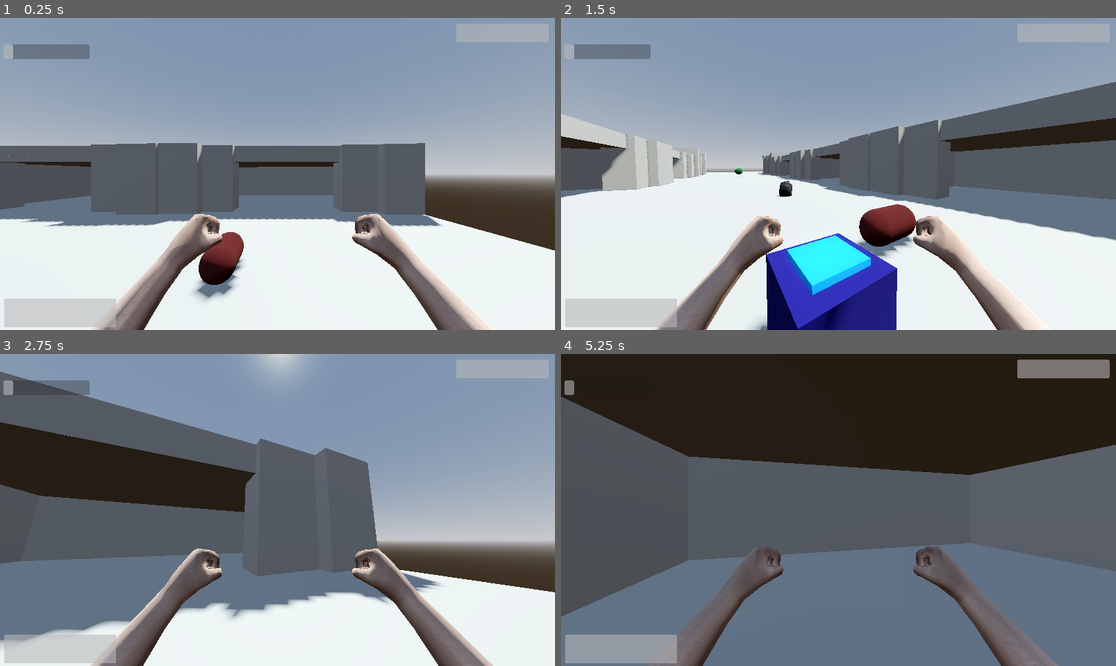
Above: before the commit, frames 1-4 (two rows, left to right).
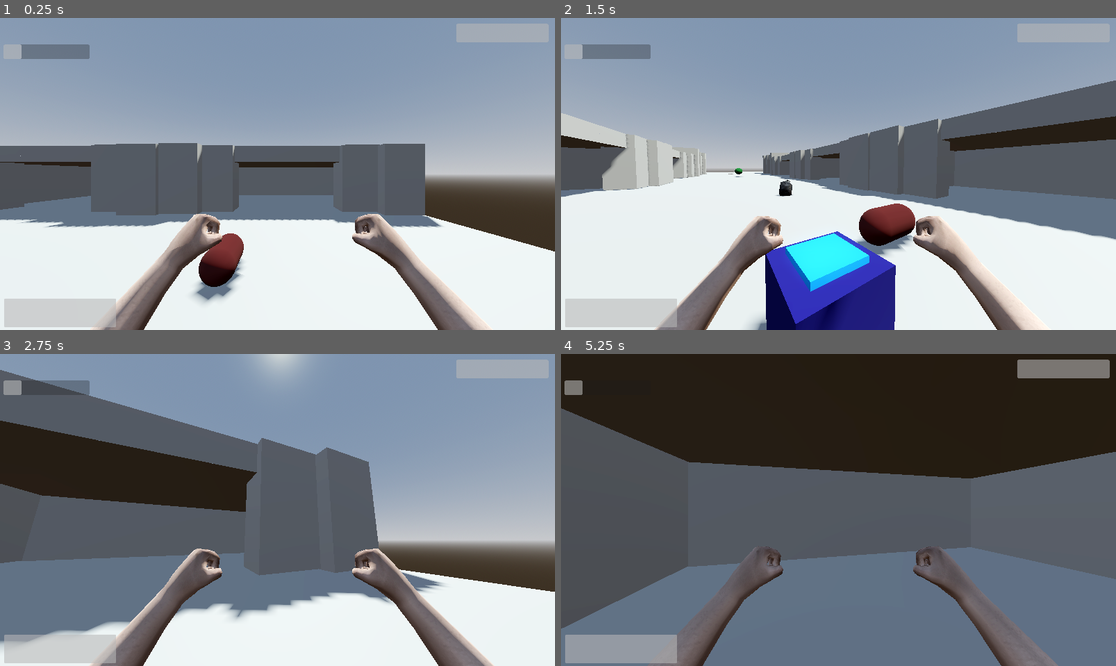
Above: after the commit, the same moments.

Repository: lungcollapser/record
Game: Godot game, scene res://scenes/world.tscn
Same seed, same stepped clock (60 frames per second), same inputs: the game is played once before the commit and once after it.
Inputs (mouse positions are in pixels of both pictures, inside the frame that each line leads up to):
- Up to frame 1 (0.25 s): no input
- Up to frame 2 (1.5 s): tap Enter (ui_accept) at 0.5, 0.77 s; move the mouse to (866, 174) at 0.52 s; hold Ctrl (crouch) 0.53-1.28 s; hold W (forward) from 0.53 s (still down); move the mouse to (810, 174) at 1.27 s; tap T (dropreceptacle) at 1.35 s
- Up to frame 3 (2.75 s): keep holding W (forward); tap Enter (ui_accept) at 1.52 s; move the mouse to (288, 503) at 2.02 s; tap E (interact) at 2.1 s
- Up to frame 4 (5.25 s): keep holding W (forward); move the mouse to (832, 516) at 2.77 s; click (832, 516) at 2.85 s; tap Enter (ui_accept) at 3.02, 3.77, 4.52 s; move the mouse to (877, 513) at 3.52 s; right-click (877, 513) at 3.6 s; move the mouse to (794, 506) at 4.27 s; tap Shift (sprint) at 4.35 s; move the mouse to (844, 510) at 5.02 s; tap R (stow) at 5.1 s

The runs differ from the first frame. In frame 1, 0.9% of the frame differs, in the area x 0-100%, y 8-100%; in frame 2, 2.3%; in frame 3, 1.3%; in frame 4, 3.8%, in the area x 0-100%, y 8-88%.

Commit message:
enemy lookat
still not working

Diff:
--- a/project.godot
+++ b/project.godot
@@ -101,3 +101,8 @@
 "events": [Object(InputEventKey,"resource_local_to_scene":false,"resource_name":"","device":0,"window_id":0,"alt_presse …(194 unchanged characters)…
 ]
 }
+
+[physics]
+
+common/physics_ticks_per_second=128
+3d/physics_engine="JoltPhysics3D"
--- a/scenes/PackCigaretteFoilTop.tscn
+++ b/scenes/PackCigaretteFoilTop.tscn
@@ -1,7 +1,6 @@
-[gd_scene load_steps=9 format=4 uid="uid://7lxy8ip0fa3g"]
+[gd_scene load_steps=8 format=4 uid="uid://7lxy8ip0fa3g"]
 
 [ext_resource type="Texture2D" uid="uid://cwmv8hokd12xl" path="res://assets/PSXCigarette Pack[FIXED]/Textures/packFrontTextureLowPoly.png" id="1_p254r"]
-[ext_resource type="Script" path="res://scripts/pack_cigarette_foil_top.gd" id="1_wb50m"]
 [ext_resource type="PackedScene" uid="uid://bk6e6igwyvo4b" path="res://scenes/pickup_component.tscn" id="2_yhta6"]
 [ext_resource type="PackedScene" uid="uid://ca8xehtfsayl5" path="res://scenes/itemspawncomponent.tscn" id="4_pgdj7"]
 
@@ -49,8 +48,8 @@
 [node name="PackCigaretteFoilTop" type="RigidBody3D"]
 transform = Transform3D(-4.37114e-08, -1, 0, 1, -4.37114e-08, 0, 0, 0, 1, 0, 0, 0)
 collision_priority = 10.0
+mass = 10.0
 continuous_cd = true
-script = ExtResource("1_wb50m")
 
 [node name="PackCigaretteFoilTop" type="MeshInstance3D" parent="."]
 transform = Transform3D(20, 0, 0, 0, 20, -3.25841e-06, 0, 3.25841e-06, 20, 0, 0, 0)
--- a/scenes/dead_body_parts.tscn
+++ b/scenes/dead_body_parts.tscn
@@ -1,6 +1,7 @@
 [gd_scene load_steps=14 format=3 uid="uid://3p3672qqmgn3"]
 
 [ext_resource type="PackedScene" uid="uid://bk6e6igwyvo4b" path="res://scenes/pickup_component.tscn" id="1_iue2g"]
+[ext_resource type="PackedScene" uid="uid://ca8xehtfsayl5" path="res://scenes/itemspawncomponent.tscn" id="2_mh0bp"]
 
 [sub_resource type="PhysicsMaterial" id="PhysicsMaterial_vs4ml"]
 rough = true
@@ -35,22 +36,14 @@
 [sub_resource type="PhysicsMaterial" id="PhysicsMaterial_35ouy"]
 rough = true
 
-[sub_resource type="GDScript" id="GDScript_uhdu5"]
-script/source = "extends RigidBody3D
-
-func _ready() -> void:
-	Events.emit_signal(\"call_item_spawn\")
-"
-
 [node name="deadbodyparts" type="Node3D"]
 transform = Transform3D(1, 0, 0, 0, 1, 0, 0, 0, 1, 0, 0.653583, 0)
 
 [node name="LeftArmBody" type="RigidBody3D" parent="." groups=["Bussin"]]
-transform = Transform3D(1, 0, 0, 0, 1, 0, 0, 0, 1, -0.693915, 0, -0.598135)
+transform = Transform3D(1, 0, 0, 0, 1, 0, 0, 0, 1, -1.31434, 0, -0.165177)
 collision_layer = 2
-mass = 10.0
+mass = 15.0
 physics_material_override = SubResource("PhysicsMaterial_vs4ml")
-gravity_scale = 2.0
 
 [node name="LeftArmShape" type="CollisionShape3D" parent="LeftArmBody"]
 transform = Transform3D(0.375, 0, 0, 0, -1.63918e-08, -0.375, 0, 0.375, -1.63918e-08, 1.35549, 0, 0)
@@ -69,12 +62,13 @@
 transform = Transform3D(1, 0, 0, 0, -4.37114e-08, -1, 0, 1, -4.37114e-08, -0.439, 0, -0.0268832)
 shape = SubResource("CapsuleShape3D_qil11")
 
+[node name="itemspawncomponent" parent="LeftArmBody" instance=ExtResource("2_mh0bp")]
+
 [node name="LeftLegBody" type="RigidBody3D" parent="." groups=["Bussin"]]
-transform = Transform3D(0.891007, 0, -0.453991, 0, 1, 0, 0.453991, 0, 0.891007, -0.0571295, -0.0125533, 1.01119)
+transform = Transform3D(0.891007, 0, -0.453991, 0, 1, 0, 0.453991, 0, 0.891007, -0.473585, -0.0125533, 0.090588)
 collision_layer = 2
-mass = 10.0
+mass = 15.0
 physics_material_override = SubResource("PhysicsMaterial_ly17n")
-gravity_scale = 2.0
 
 [node name="LeftLeg" type="MeshInstance3D" parent="LeftLegBody"]
 transform = Transform3D(0.35, 0, 0, 0, -1.5299e-08, -0.35, 0, 0.35, -1.5299e-08, 0.656511, 0, 0)
@@ -93,12 +87,13 @@
 transform = Transform3D(-0.999048, 0.0436195, -1.90667e-09, 0, -4.37114e-08, -1, -0.0436195, -0.999048, 4.36698e-08, -0.604638, 0, -0.344567)
 shape = SubResource("CapsuleShape3D_qil11")
 
+[node name="itemspawncomponent" parent="LeftLegBody" instance=ExtResource("2_mh0bp")]
+
 [node name="RightArmBody" type="RigidBody3D" parent="." groups=["Bussin"]]
-transform = Transform3D(0.0540788, 0, -0.998537, 0, 1, 0, 0.998537, 0, 0.0540788, 1.57664, 0, -0.55579)
+transform = Transform3D(0.0540788, 0, -0.998537, 0, 1, 0, 0.998537, 0, 0.0540788, -0.123543, 0, -0.55579)
 collision_layer = 2
-mass = 10.0
+mass = 15.0
 physics_material_override = SubResource("PhysicsMaterial_camlx")
-gravity_scale = 2.0
 
 [node name="RightArm" type="MeshInstance3D" parent="RightArmBody"]
 transform = Transform3D(0.35, 0, 0, 0, -1.5299e-08, -0.35, 0, 0.35, -1.5299e-08, 0, 0, 0)
@@ -117,12 +112,13 @@
 transform = Transform3D(1, 0, 0, 0, -4.37114e-08, -1, 0, 1, -4.37114e-08, 0.0165344, 0, -0.422748)
 shape = SubResource("CapsuleShape3D_qil11")
 
+[node name="itemspawncomponent" parent="RightArmBody" instance=ExtResource("2_mh0bp")]
+
 [node name="RightLegBody" type="RigidBody3D" parent="." groups=["Bussin"]]
 transform = Transform3D(-0.726575, 0, 0.687088, 0, 1, 0, -0.687088, 0, -0.726575, -0.582222, 0, 0.559184)
 collision_layer = 2
-mass = 10.0
+mass = 15.0
 physics_material_override = SubResource("PhysicsMaterial_g42ib")
-gravity_scale = 2.0
 
 [node name="RightLeg" type="MeshInstance3D" parent="RightLegBody"]
 transform = Transform3D(0.35, 0, 0, 0, -1.5299e-08, -0.35, 0, 0.35, -1.5299e-08, 0, 0, 0)
@@ -140,13 +136,13 @@
 transform = Transform3D(1, 0, 0, 0, -4.37114e-08, -1, 0, 1, -4.37114e-08, -0.000669509, 0, 0.0548)
 shape = SubResource("CapsuleShape3D_qil11")
 
+[node name="itemspawncomponent" parent="RightLegBody" instance=ExtResource("2_mh0bp")]
+
 [node name="HeadBody" type="RigidBody3D" parent="." groups=["Bussin"]]
-transform = Transform3D(0.79653, 0, 0.604599, 0, 1, 0, -0.604599, 0, 0.79653, -1.16444, 0, -1.02716)
+transform = Transform3D(0.79653, 0, 0.604599, 0, 1, 0, -0.604599, 0, 0.79653, -0.612715, 0, -0.0841711)
 collision_layer = 2
 mass = 10.0
 physics_material_override = SubResource("PhysicsMaterial_35ouy")
-gravity_scale = 2.0
-script = SubResource("GDScript_uhdu5")
 
 [node name="Head" type="MeshInstance3D" parent="HeadBody"]
 transform = Transform3D(0.35, 0, 0, 0, -1.5299e-08, -0.35, 0, 0.35, -1.5299e-08, 0, 0, 0)
@@ -163,6 +159,8 @@
 transform = Transform3D(1, 0, 0, 0, -4.37114e-08, -1, 0, 1, -4.37114e-08, 0.0249393, 0, -0.0680826)
 shape = SubResource("CapsuleShape3D_qil11")
 
+[node name="itemspawncomponent" parent="HeadBody" instance=ExtResource("2_mh0bp")]
+
 [connection signal="body_entered" from="LeftArmBody" to="." method="_on_left_arm_body_body_entered"]
 [connection signal="body_entered" from="LeftLegBody" to="." method="_on_left_leg_body_body_entered"]
 [connection signal="body_entered" from="RightArmBody" to="." method="_on_right_arm_body_body_entered"]
--- a/scenes/enemy.tscn
+++ b/scenes/enemy.tscn
@@ -17,8 +17,6 @@
 radius = 4.238
 
 [node name="Enemy" type="CharacterBody3D"]
-axis_lock_angular_y = true
-axis_lock_angular_z = true
 script = ExtResource("1_c05o7")
 
 [node name="EnemyMesh" type="MeshInstance3D" parent="."]
--- a/scenes/pizza.tscn
+++ b/scenes/pizza.tscn
@@ -52,6 +52,7 @@
 points = PackedVector3Array(1.01094, 0.206656, 0.143266, 0.646539, 0.206656, -0.730944, -0.397682, 0.206656, -0.123685, …(875 unchanged characters)…
 
 [node name="Pizza" type="RigidBody3D"]
+mass = 10.0
 continuous_cd = true
 script = ExtResource("1_6k68w")
 
--- a/scenes/world.tscn
+++ b/scenes/world.tscn
@@ -46,10 +46,10 @@
 navigation_mesh = SubResource("NavigationMesh_4q0lt")
 
 [node name="Floor" type="CSGBox3D" parent="NavigationRegion3D"]
-transform = Transform3D(1, 0, 0, 0, 1, 0, 0, 0, 1, -54.5665, 0.355282, 0)
+transform = Transform3D(1, 0, 0, 0, 1, 0, 0, 0, 1, -54.5665, -1.81775, 0)
 use_collision = true
 collision_priority = 100.0
-size = Vector3(55.44, 1, 34.145)
+size = Vector3(55.44, 5.3, 34.145)
 
 [node name="CSGCombiner3D" type="CSGCombiner3D" parent="NavigationRegion3D" groups=["wall"]]
 transform = Transform3D(1.06639, 0, 0, 0, 1, 0, 0, 0, 1.0298, 0, 0, 0)
--- a/scripts/dead_body.gd
+++ b/scripts/dead_body.gd
@@ -21,5 +21,4 @@
 		queue_free()
 		get_parent().add_child(dead_body_parts_instance)
 		dead_body_parts_instance.global_position = player_hold.global_position
-		Events.emit_signal("call_item_spawn")
 		SanityBar.value -= 5
--- a/scripts/enemy.gd
+++ b/scripts/enemy.gd
@@ -98,17 +98,17 @@
 func enemy_first_position():
 	var enemy_velocity = (enemy_nav.get_next_path_position() - global_position).normalized() * ENEMY_SPEED
 	var enemy_one_look_position = enemy_return_one.global_position
-	enemy_one_look_position.y = enemy_return_one.global_position.y
 	enemy_nav.set_target_position(enemy_return_one.global_position)
 	if enemy_one_look_position != Vector3.ZERO:
-		look_at(enemy_one_look_position)
+		look_at(enemy_return_one.global_position, Vector3.UP)
+		axis_lock_angular_x = true
 		move_and_collide(enemy_velocity)
 
 func enemy_second_position():
 	var enemy_velocity = (enemy_nav.get_next_path_position() - global_position).normalized() * ENEMY_SPEED
 	var enemy_two_look_position = enemy_return_two.global_position
-	enemy_two_look_position.y = enemy_return_two.global_position.y
 	enemy_nav.set_target_position(enemy_return_two.global_position)
 	if enemy_two_look_position != Vector3.ZERO:
-		look_at(enemy_two_look_position)
+		look_at(enemy_return_two.global_position, Vector3.UP)
+		axis_lock_angular_x = true
 		move_and_collide(enemy_velocity)
--- a/scripts/events.gd
+++ b/scripts/events.gd
@@ -7,4 +7,3 @@
 signal call_enemy_lose_health
 signal call_dead_body_explosion
 signal call_garbage_bag_explosion
-signal call_item_spawn(item)
--- a/scripts/itemspawncomponent.gd
+++ b/scripts/itemspawncomponent.gd
@@ -2,21 +2,16 @@
 class_name ItemSpawnComponent
 
 @onready var item = get_parent()
-var MIN_LAUNCH_HEIGHT = 0.5
-var MAX_LAUNCH_HEIGHT = 1.5
-var MAX_LAUNCH_RANGE = 1.5
-var MIN_LAUNCH_RANGE = 0.5
-var rand_height = MIN_LAUNCH_HEIGHT + (randf() * MAX_LAUNCH_HEIGHT)
-var rand_dir = Vector3.FORWARD.rotated(Vector3.UP, randf() * 2 * PI)
-var rand_pos = rand_dir * (MIN_LAUNCH_RANGE + (randf() * MAX_LAUNCH_RANGE))
 var timeout_check : bool = true
-
+var x_force_multiply : float = 15.5
+var y_force_multiply : float = 18.5
+var z_force_multiply : float = 16.5
 
 
 func _physics_process(delta: float):
 	if timeout_check == true:
-		item.apply_central_impulse(Vector3(randf_range(60.0, -60.0),randf_range(20.0, -20.0), 0) * delta)
-		print("ayo")
+		item.apply_central_impulse(Vector3(randf_range(100.0, -100.0) * x_force_multiply, randf_range(100.0, -100.0) * y_force_multiply, randf_range(100.0, -100.0) * z_force_multiply) * delta)
+		item.apply_torque_impulse(Vector3(randf_range(200.0, -200.0),randf_range(200.0, -200.0), randf_range(100.0, -100.0)) * delta)
 	else:
 		pass
 
--- a/scripts/pack_cigarette_foil_top.gd
+++ /dev/null
@@ -1,6 +0,0 @@
-extends RigidBody3D
-
-@onready var cigarette = $"."
-
-func _ready() -> void:
-	Events.emit_signal("call_item_spawn", cigarette.global_position)
--- a/scripts/pizza.gd
+++ b/scripts/pizza.gd
@@ -1,19 +1,15 @@
 extends RigidBody3D
 #variables for importing nodes/scenes.
 @onready var pizza = $"."
-@onready var item_spawn = $itemspawncomponent
 #boolean/state machine/group variables.
 var player_pick_up
 
 #ready function.
 func _ready() -> void:
 	player_pick_up = get_tree().get_first_node_in_group("pickup")
-	Events.connect("call_item_spawn", Callable(self, "item_spawn"))
 #"main"
 func _physics_process(_delta: float):
 		eat_pizza()
-
-		#currently this item spawn component DOES NOT work.
 #function for the player eating pizza. currently this raises health AND sanity (bound to change in the future).
 func eat_pizza():
 	var pizza_collider = player_pick_up.get_collider()
Not shown, added: godot-jolt/LICENSE.txt
Not shown, added: godot-jolt/THIRDPARTY.txt
Not shown, added: godot-jolt/android/libgodot-jolt_android-arm32.so
Not shown, added: godot-jolt/android/libgodot-jolt_android-arm32_editor.so
Not shown, added: godot-jolt/android/libgodot-jolt_android-arm64.so
Not shown, added: godot-jolt/android/libgodot-jolt_android-arm64_editor.so
Not shown, added: godot-jolt/android/libgodot-jolt_android-x64.so
Not shown, added: godot-jolt/android/libgodot-jolt_android-x64_editor.so
Not shown, added: godot-jolt/android/libgodot-jolt_android-x86.so
Not shown, added: godot-jolt/android/libgodot-jolt_android-x86_editor.so
Not shown, added: godot-jolt/godot-jolt.gdextension
Not shown, added: godot-jolt/ios/godot-jolt_ios.framework/Info.plist
(and 18 more such lines)
